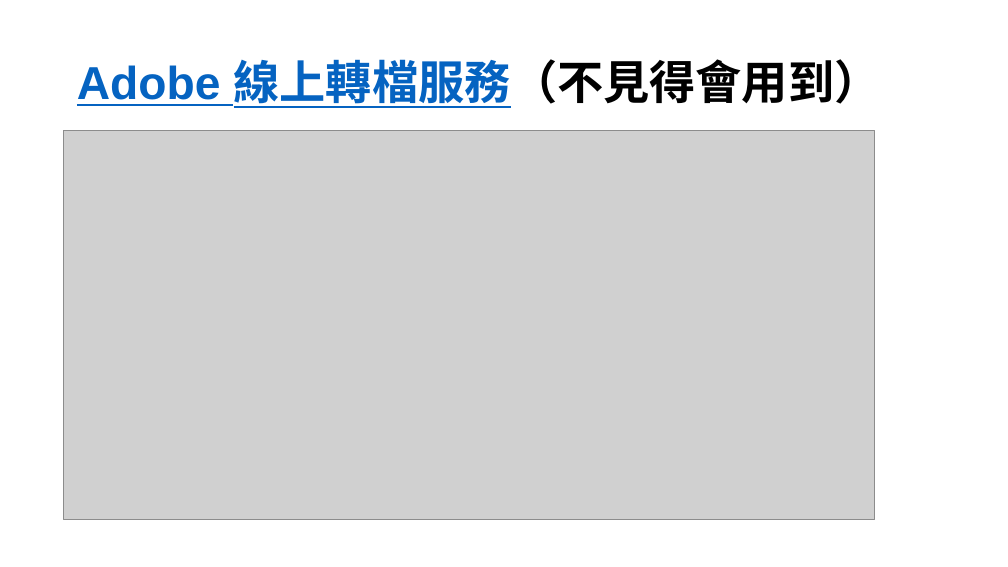
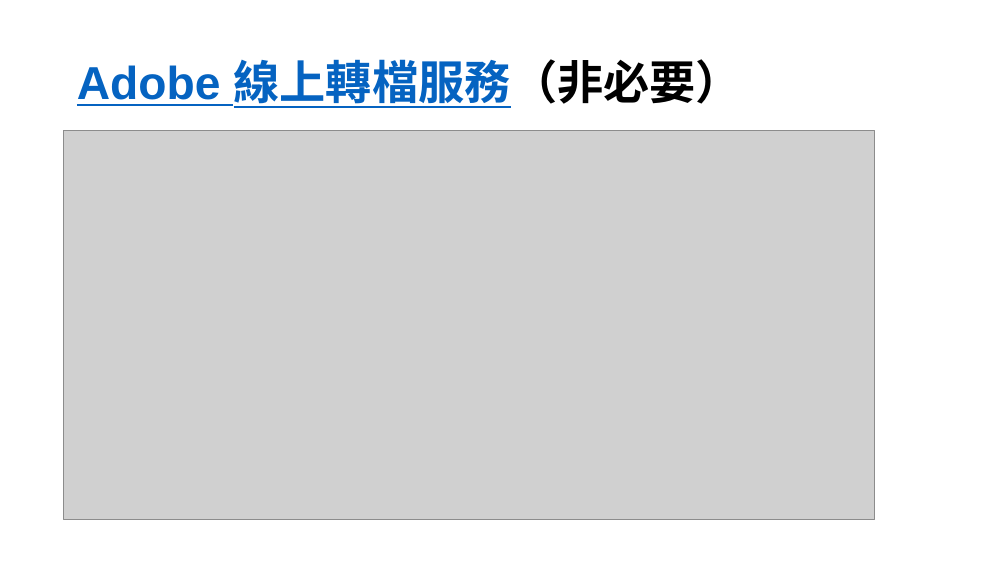
Before and after one commit to huanlin/VisualAids, a slide deck: slide 9 of Seminar/視障輔助教材轉檔研討會/投影片.pptx (slide 5 before the commit). Drawn at 1008x567 pixels with LibreOffice and Linux fonts; fonts in the diff are those of the drawing; grey boxes stand for pictures. Boxes give left, top, right and bottom in pixels: in the first picture for what was removed or moved away, otherwise in the second. Text is boxed around its words. In the diff, an @@ line names an element or a change of style, - is before the commit and + after.

```diff
--- a/Seminar/視障輔助教材轉檔研討會/投影片.pptx
+++ b/Seminar/視障輔助教材轉檔研討會/投影片.pptx
@@ title at bbox=[77, 59, 742, 108]: text changed @@
-Adobe 線上轉檔服務（不見得會用到）
+Adobe 線上轉檔服務（非必要）
```
Also in this commit, not shown: 5 other slides changed, 28 slides added, 1 other file.
